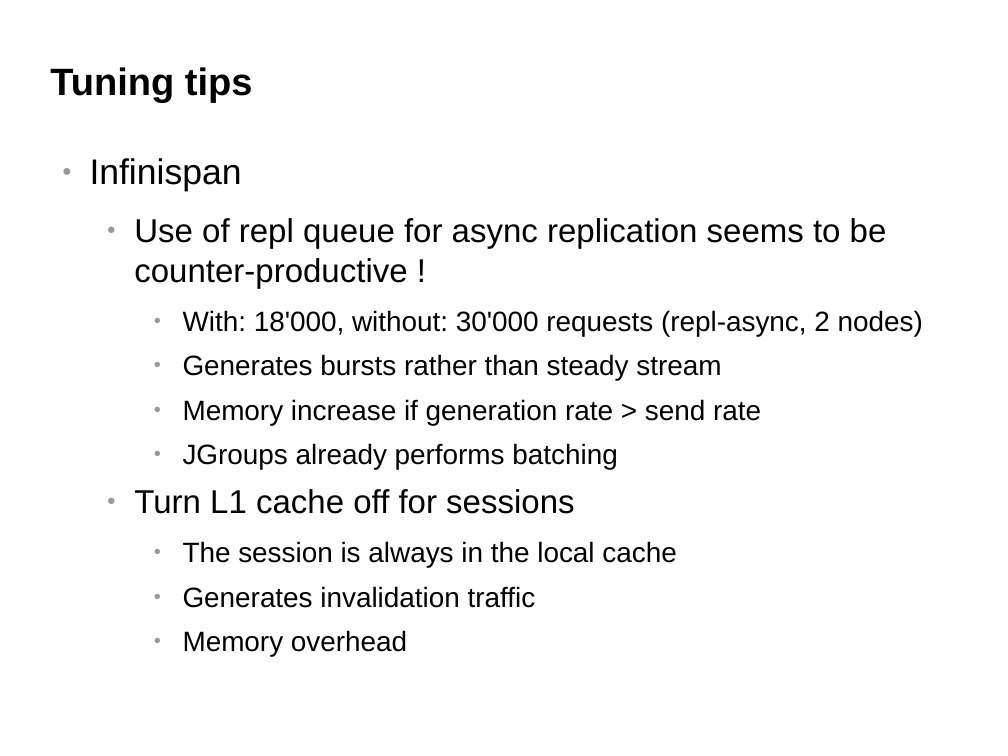
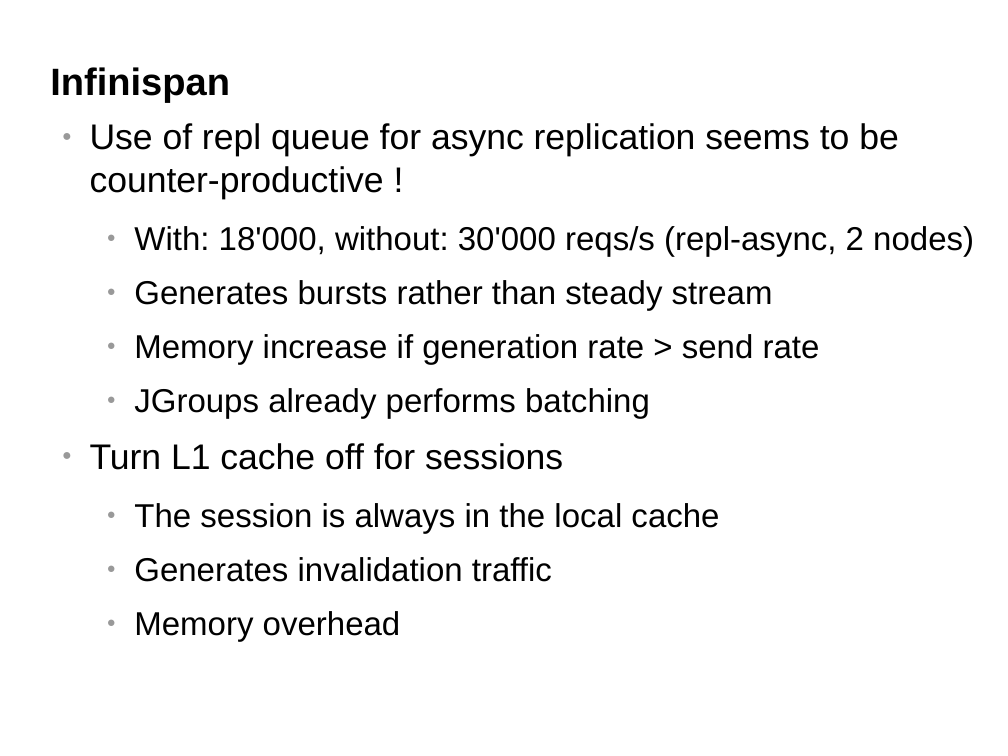
Before and after one commit to belaban/SessionPerf, a slide deck: slide 32 of docs/jbw2012.odp (slide 33 before the commit). Drawn at 1008x756 pixels with LibreOffice and Linux fonts; fonts in the diff are those of the drawing; background and template pictures are left out. Boxes give left, top, right and bottom in pixels: in the first picture for what was removed or moved away, otherwise in the second. Text is boxed around its words. In the diff, an @@ line names an element or a change of style, - is before the commit and + after.

```diff
--- a/docs/jbw2012.odp
+++ b/docs/jbw2012.odp
@@ title at (x1=50, y1=67, x2=230, y2=103): text changed @@
-Tuning tips
+Infinispan
@@ text "Use of repl queue for ..." moved from (x1=90, y1=158, x2=923, y2=608) to (x1=90, y1=123, x2=974, y2=582) @@
@@ text at (x1=90, y1=123, x2=899, y2=582): size 26 to 28 pt in "Use of repl queue for async replication ...", "Turn L1 cache off for sessions"; size 22 to 26 pt in "Generates bursts rather than steady stream", "Memory increase if generation rate > send ...", "JGroups already performs batching", "The session is always in the local ..." and 2 more places; list level 2 to 1 in "Use of repl queue for ..."; list level 3 to 2 in "Generates bursts rather than steady ..."; list level 3 to 2 in "Memory increase if generation rate ..."; list level 3 to 2 in "JGroups already performs batching"; list level 2 to 1 in "Turn L1 cache off for ..."; list level 3 to 2 in "The session is always in ..."; list level 3 to 2 in "Generates invalidation traffic"; list level 3 to 2 in "Memory overhead" @@
@@ text at (x1=90, y1=158, x2=242, y2=192): paragraph removed @@
-● Infinispan
@@ text at (x1=134, y1=226, x2=974, y2=257): text changed; size 22 to 26 pt @@
-    ● With: 18'000, without: 30'000 requests (repl-async, 2 nodes)
+  ● With: 18'000, without: 30'000 reqs/s (repl-async, 2 nodes)
```
Also in this commit, not shown: 8 other slides changed, 1 slide added, 1 slide removed, 3 other files.
